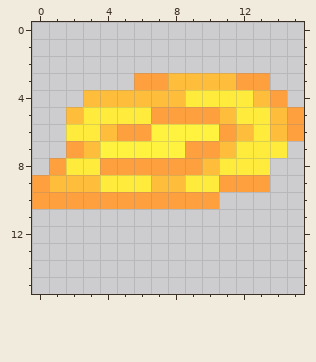
File history of a pixel-art sprite, Sprites/PlasmaBall.png. Above, as it was before the edit.
The file is 16x16 pixels.
The same view after the edit:
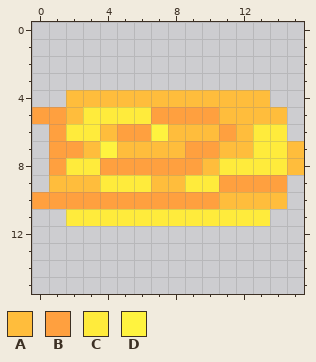
Palette (. is transparent): A #ffbd3c  B #ffa03f  C #ffeb3c  D #fff33f
What changed:
y 3: x 6..13 BBAAAABB -> ........
y 4: x 2 . -> A; x 9..12 CCCC -> AAAA; x 14 B -> .
y 5: x 0..1 .. -> BB; x 12..13 CC -> AA; x 15 B -> .
y 6: x 1 . -> B; x 8..10 DDD -> AAA; x 14..15 AB -> C.
y 7: x 1 . -> B; x 5..8 DDDD -> AAAA; x 12 C -> A; x 15 . -> A
y 8: x 14..15 .. -> CA
y 9: x 0 B -> .; x 14 . -> B
y 10: x 11..14 .... -> AAAA
y 11: x 2..13 ............ -> CCCCCCCCCCCC
